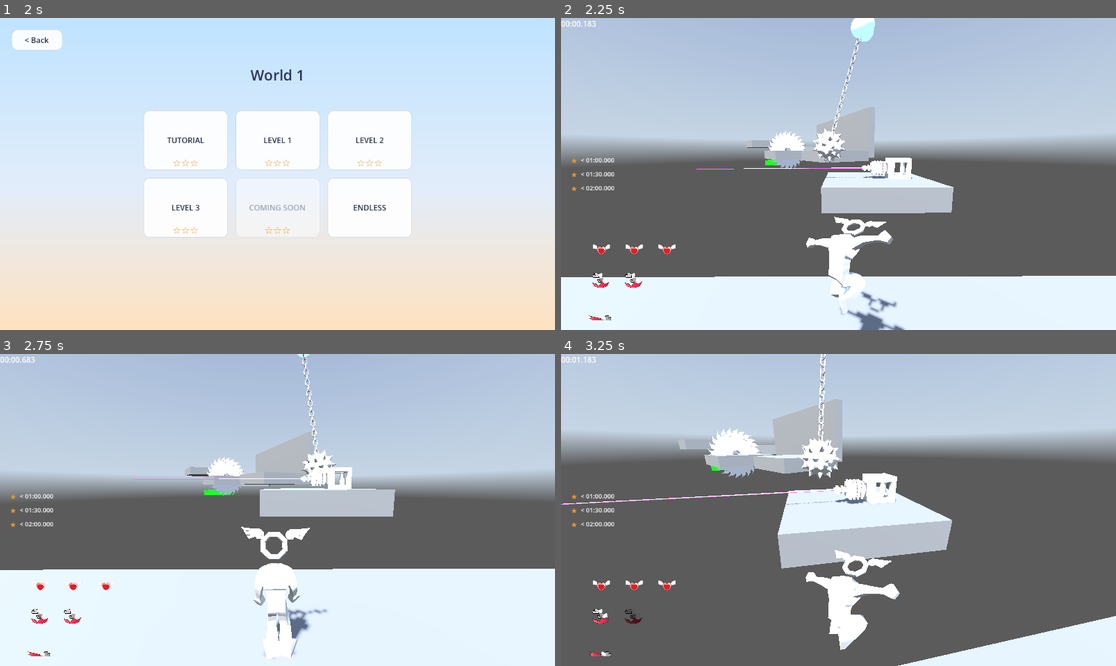
Above: before the commit, frames 1-4 (two rows, left to right).
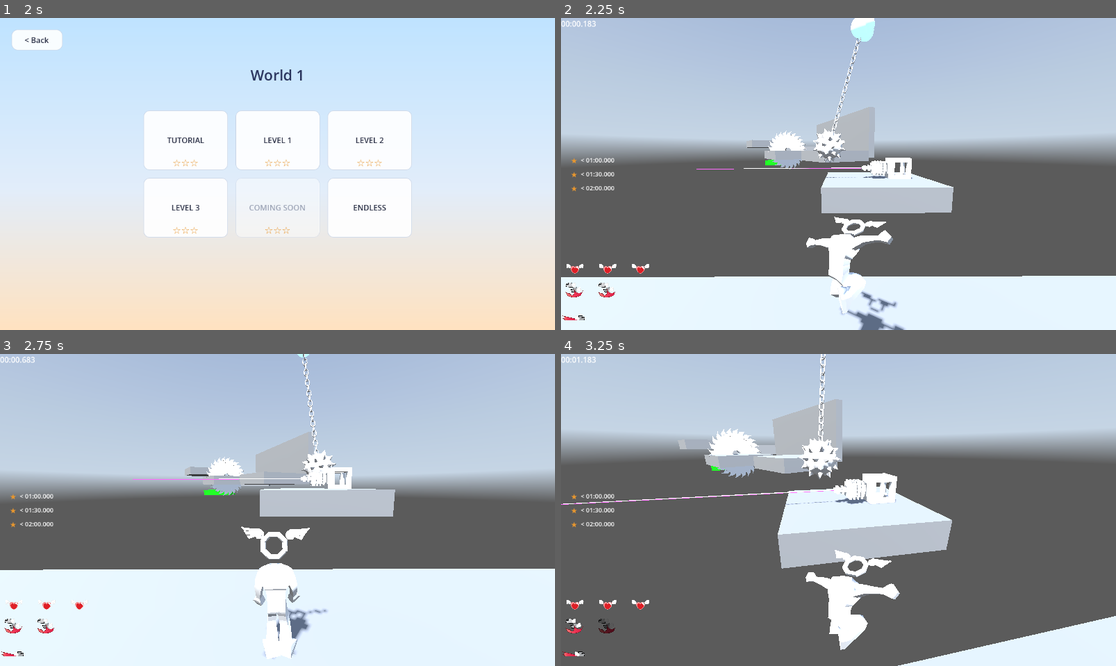
Above: after the commit, the same moments.

Repository: jpvds1/DDJD
Game: Godot game, scene res://scenes/game_controller.tscn
Two runs of this game, one before a commit and one after it. Both use one fixed random seed, a clock stepped at 60 frames per second and the inputs below. A sky picture missing from this copy of the repository is replaced by a grey-blue gradient. Sound files missing from this copy of the repository are replaced by a short silence.
Inputs (mouse positions are in pixels of both pictures, inside the frame that each line leads up to):
- Up to frame 1 (2 s): click "Continue as Guest" at 0.5 s; click "Play" at 1.25 s
- Up to frame 2 (2.25 s): click "LEVEL 1" at 2 s
- Up to frame 3 (2.75 s): no input
- Up to frame 4 (3.25 s): tap Enter at 2.75 s; move the mouse to (866, 510) at 2.77 s; hold W (move_forwards) from 2.78 s (still down); tap Space (jump) at 2.85, 3.02 s

Frame 1 is identical in both runs. In frame 2, 0.6% of the frame differs, in the area x 0-21%, y 72-97%; in frame 3, 0.5%; in frame 4, 0.6%.

Commit message:
fix: icons

Diff:
--- a/platformer-game/scripts/ui/main_UI.gd
+++ b/platformer-game/scripts/ui/main_UI.gd
@@ -134,7 +134,8 @@
 
 	lives_container.add_theme_constant_override("separation", -60)
 	jumps_container.add_theme_constant_override("separation", -60)
-	$HUD/RootMargin/MainVBox.add_theme_constant_override("separation", -60)
+	$HUD/RootMargin/MainVBox.add_theme_constant_override("separation", -80)
+	$HUD/RootMargin.add_theme_constant_override("margin_left", -35)
 
 	if level and level.has_method("is_endless"):
 		timer_label.text = "0m"
@@ -166,10 +167,10 @@
 # ---------------------------------------------------------
 
 func _on_lives_changed(current_lives: int, max_lives: int) -> void:
-	_rebuild_boxes(lives_container, current_lives, max_lives, _LIFE_TEX, _LOSE_LIFE_TEX)
+	_rebuild_boxes(lives_container, current_lives, max_lives, _LIFE_TEX, _LOSE_LIFE_TEX, 156)
 
 func _on_extra_jumps_changed(current_extra_jumps: int, max_extra_jumps: int) -> void:
-	_rebuild_boxes(jumps_container, current_extra_jumps, max_extra_jumps, _JUMP_TEX, _JUMP_TEX)
+	_rebuild_boxes(jumps_container, current_extra_jumps, max_extra_jumps, _JUMP_TEX, _JUMP_TEX, 128)
 
 func _on_dash_count_changed(current: int, _max_count: int) -> void:
 	_dashes_available = current
@@ -316,7 +317,7 @@
 # Helpers
 # ---------------------------------------------------------
 
-func _rebuild_boxes(container: HBoxContainer, active_count: int, total_count: int, active_tex: Texture2D, inactive_tex: Texture2D) -> void:
+func _rebuild_boxes(container: HBoxContainer, active_count: int, total_count: int, active_tex: Texture2D, inactive_tex: Texture2D, scaling: int) -> void:
 	_clear_container(container)
 	for i in range(total_count):
 		var is_active := i < active_count
